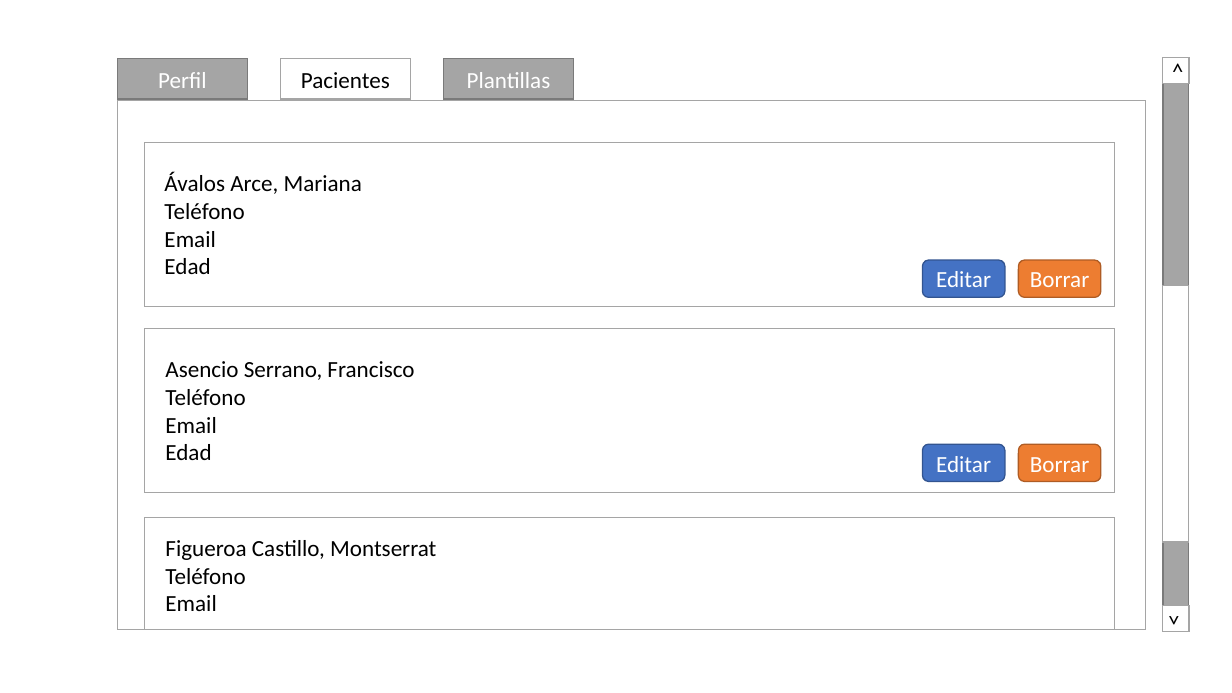
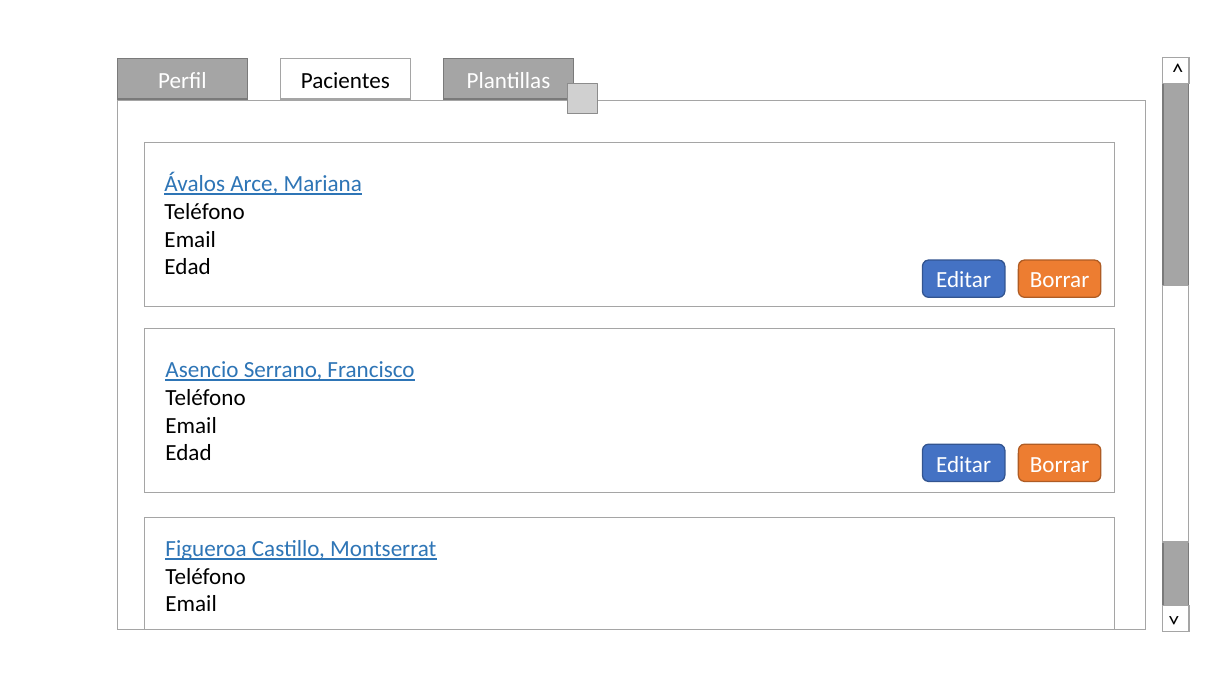
Before and after one commit to the-other-mariana/pm, a slide deck: slide 11 of PM1/eng/MVP.pptx (slide 10 before the commit). Drawn at 1232x693 pixels with LibreOffice and Linux fonts; fonts in the diff are those of the drawing; grey boxes stand for pictures. Boxes give left, top, right and bottom in pixels: in the first picture for what was removed or moved away, otherwise in the second. Text is boxed around its words. In the diff, an @@ line names an element or a change of style, - is before the commit and + after.

```diff
--- a/PM1/eng/MVP.pptx
+++ b/PM1/eng/MVP.pptx
@@ picture added at (567,84,598,115) @@
@@ text at (164,172,362,195): text colour #000000 to #2E75B6, underline on in "Ávalos Arce, Mariana" @@
@@ text at (165,361,414,381): text colour #000000 to #2E75B6, underline on in "Asencio Serrano, Francisco" @@
@@ text at (165,540,436,560): text colour #000000 to #2E75B6, underline on in "Figueroa Castillo, Montserrat" @@
```
Also in this commit, not shown: 10 other slides changed, 5 slides added.
